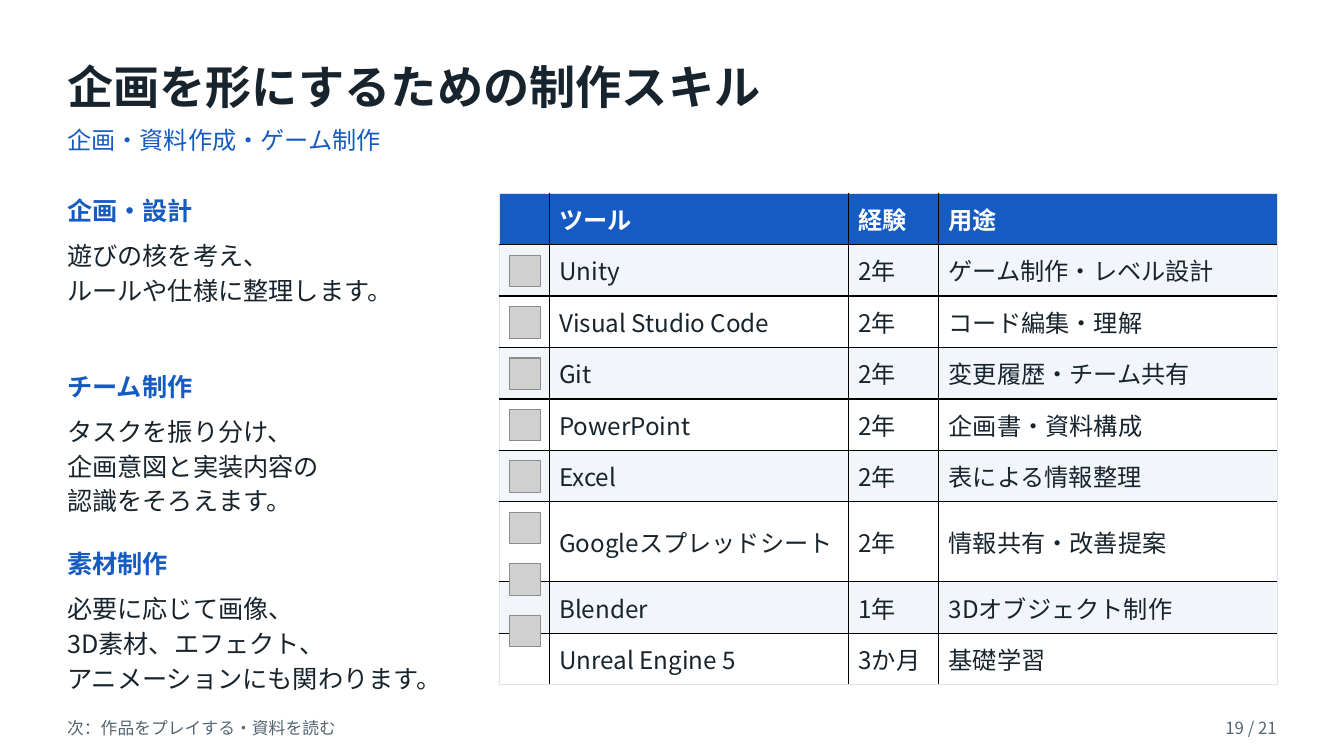
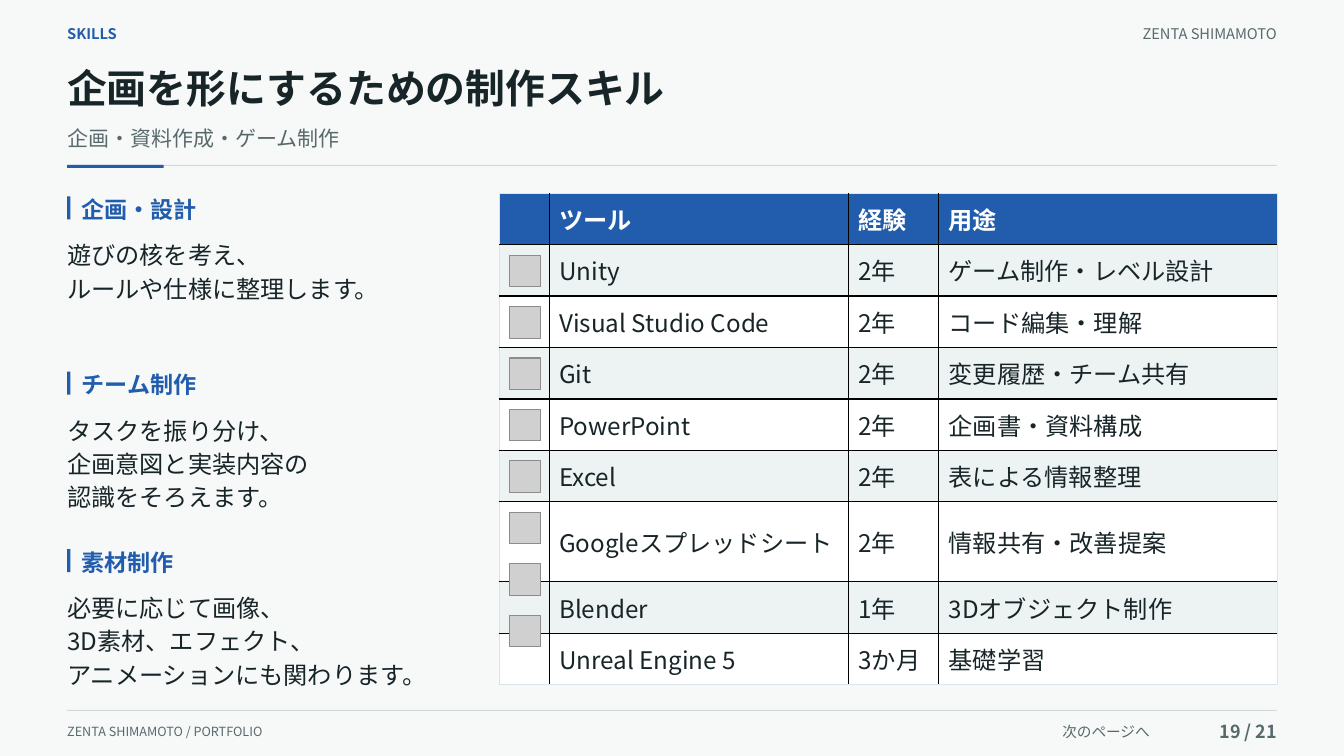
Before and after one commit to kuon-haruto/portfolio, a slide deck: slide 19 of documents/portfolio/島本善太_ポートフォリオ.pptx. Drawn at 1344x756 pixels with LibreOffice and Linux fonts; fonts in the diff are those of the drawing; grey boxes stand for pictures. Boxes give left, top, right and bottom in pixels: in the first picture for what was removed or moved away, otherwise in the second. Text is boxed around its words. In the diff, an @@ line names an element or a change of style, - is before the commit and + after.

```diff
--- a/documents/portfolio/島本善太_ポートフォリオ.pptx
+++ b/documents/portfolio/島本善太_ポートフォリオ.pptx
@@ background #FFFFFF to #F7F9F8 @@
@@ text added at bbox=[67, 28, 116, 39], 10.5 pt, text #225DAD, bold @@
+SKILLS
@@ text added at bbox=[1143, 28, 1277, 39], 10.5 pt, text #58696C @@
+ZENTA SHIMAMOTO
@@ text "企画を形にするための制作スキル" at bbox=[67, 69, 665, 107]: size 33 to 28.5 pt, text colour #18242D to #182528 @@
@@ text "企画・資料作成・ゲーム制作" at bbox=[67, 128, 339, 148]: size 17.2 to 15 pt, text colour #155BC1 to #58696C @@
@@ rectangle added at bbox=[68, 165, 1277, 166], fill #CFDAD8 @@
@@ rectangle added at bbox=[68, 165, 164, 168], fill #225DAD @@
@@ rectangle added at bbox=[68, 197, 71, 220], fill #225DAD @@
@@ text "企画・設計": place and size @@
-text "企画・設計" at bbox=[67, 198, 193, 223]
+text "企画・設計" at bbox=[82, 198, 197, 220]
@@ table at bbox=[499, 194, 1277, 679] @@
@@ fill #155BC1 to #225DAD in row 1 @@
@@ fill #F2F6FA to #EDF3F3 in 16 cells @@
@@ text colour #18242D to #182528 @@
@@ rectangle added at bbox=[68, 372, 71, 395], fill #225DAD @@
@@ text "チーム制作": place and size @@
-text "チーム制作" at bbox=[67, 374, 192, 399]
+text "チーム制作" at bbox=[82, 373, 196, 395]
@@ rectangle added at bbox=[68, 549, 71, 573], fill #225DAD @@
@@ size 18 to 16.5 pt, text colour #155BC1 to #225DAD in 3 elements at bbox=[82, 198, 197, 220], bbox=[82, 373, 196, 395], bbox=[82, 551, 174, 573] @@
@@ text "素材制作": place and size @@
-text "素材制作" at bbox=[67, 551, 168, 576]
+text "素材制作" at bbox=[82, 551, 174, 573]
@@ size 18 to 17.2 pt, text colour #18242D to #182528 in 3 elements at bbox=[67, 243, 379, 300], bbox=[67, 419, 309, 508], bbox=[67, 596, 426, 686] @@
@@ rectangle added at bbox=[68, 710, 1277, 711], fill #CFDAD8 @@
@@ text "19 / 21" at bbox=[1220, 724, 1277, 738]: size 12 to 12.8 pt, text colour #556571 to #58696C, bold on @@
@@ text removed at bbox=[67, 720, 336, 736] @@
-次：作品をプレイする・資料を読む
@@ text added at bbox=[67, 726, 263, 736], 9 pt, text #58696C @@
+ZENTA SHIMAMOTO / PORTFOLIO
@@ text added at bbox=[1062, 725, 1149, 738], 10.5 pt, text #58696C @@
+次のページへ
```
Also in this commit, not shown: 20 other slides changed, 3 other files.
